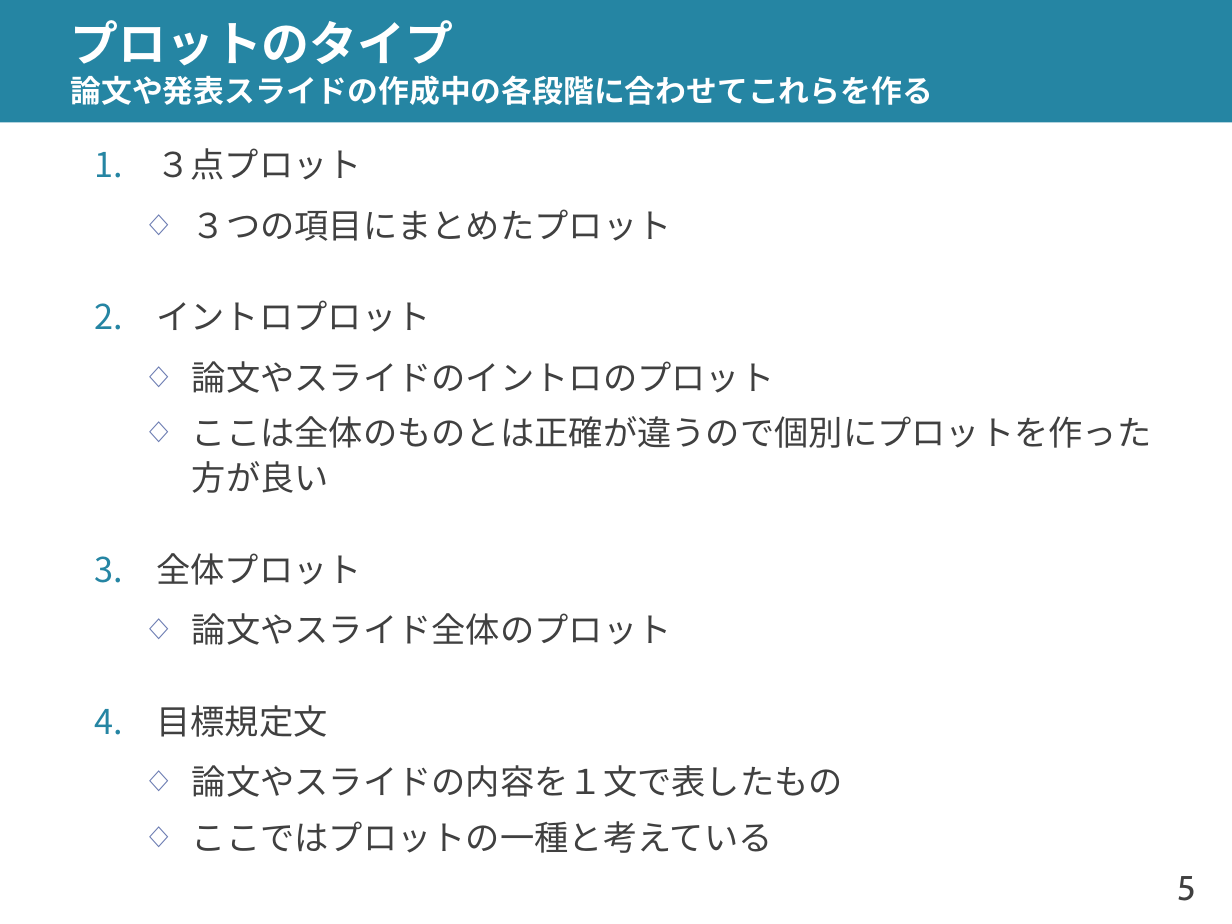
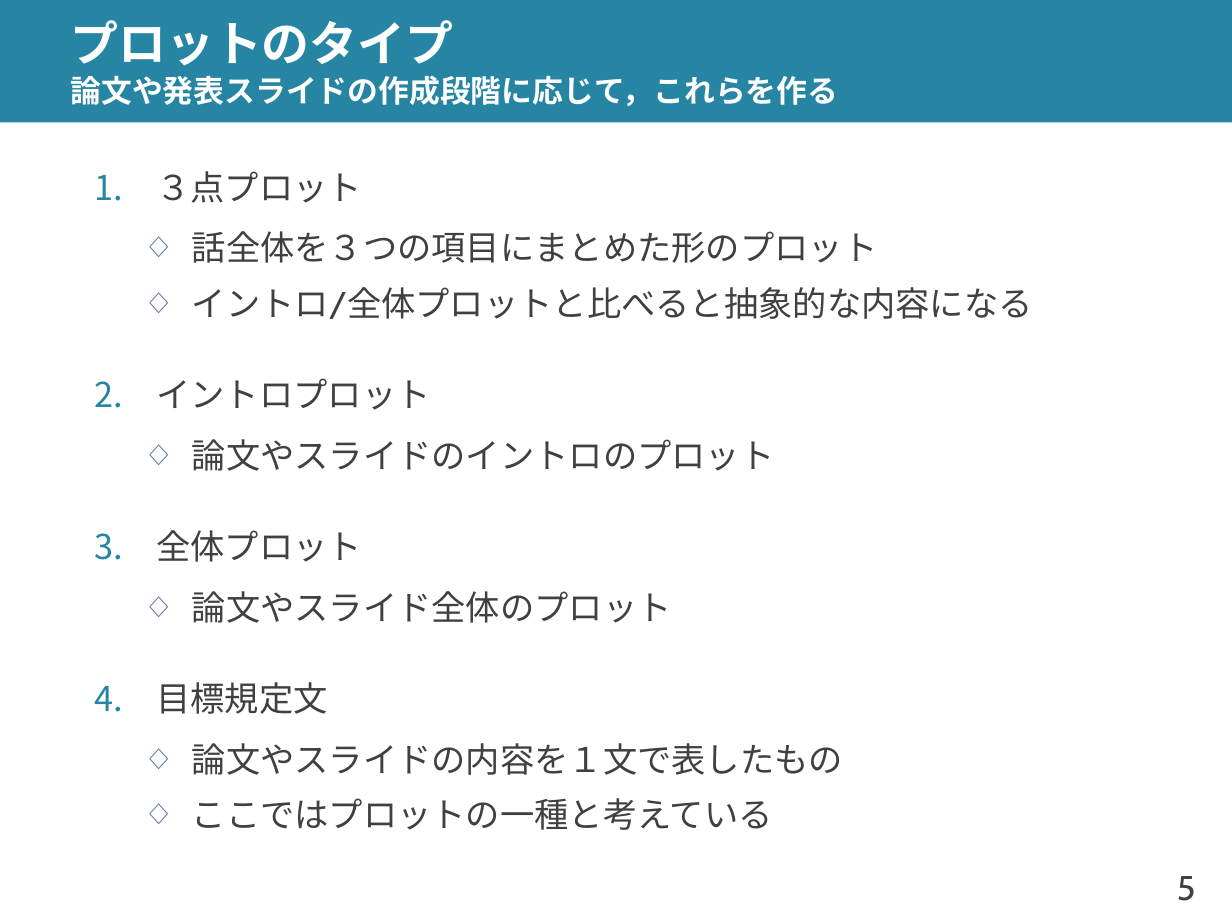
Before and after one commit to shioya-lab/how-to, a slide deck: slide 5 of plot.pptx. Drawn at 1232x924 pixels with LibreOffice and Linux fonts; fonts in the diff are those of the drawing. Boxes give left, top, right and bottom in pixels: in the first picture for what was removed or moved away, otherwise in the second. Text is boxed around its words. In the diff, an @@ line names an element or a change of style, - is before the commit and + after.

```diff
--- a/plot.pptx
+++ b/plot.pptx
@@ title at (71,20,839,106): text changed @@
-プロットのタイプ
-論文や発表スライドの作成中の各段階に合わせてこれらを作る
+プロットのタイプ
+論文や発表スライドの作成段階に応じて，これらを作る
@@ text at (192,231,1033,319): text changed @@
-  ◇ ３つの項目にまとめたプロット
+  ◇ 話全体を３つの項目にまとめた形のプロット
+  ◇ イントロ/全体プロットと比べると抽象的な内容になる
@@ text at (192,416,1152,493): paragraph removed @@
-  ◇ ここは全体のものとは正確が違うので個別にプロットを作った方が良い
```
Also in this commit, not shown: 10 other slides changed, 1 other file.
